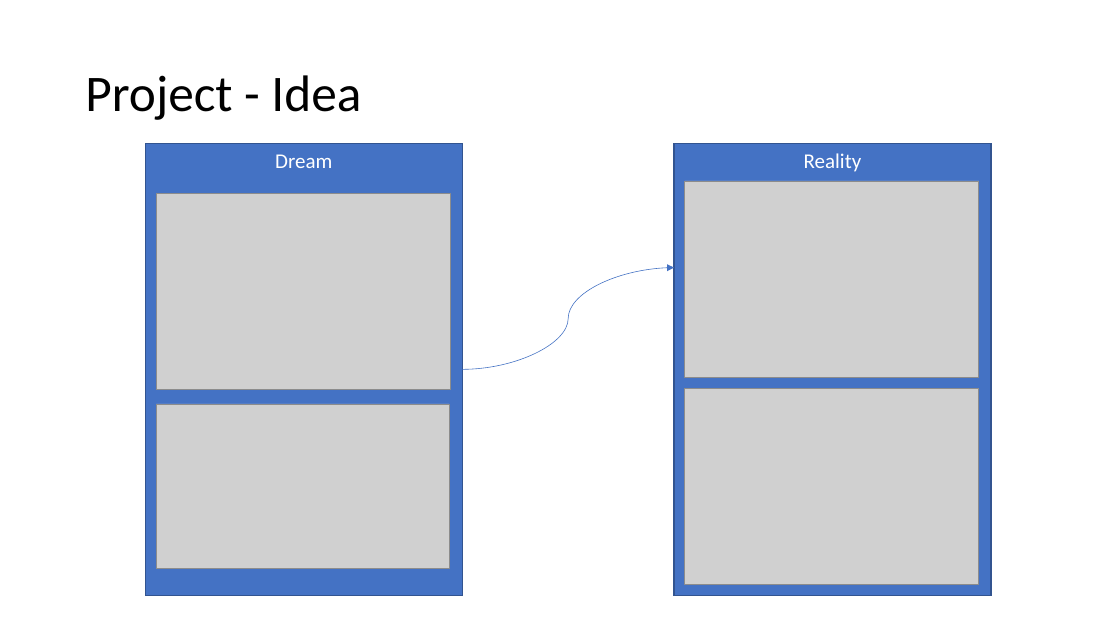
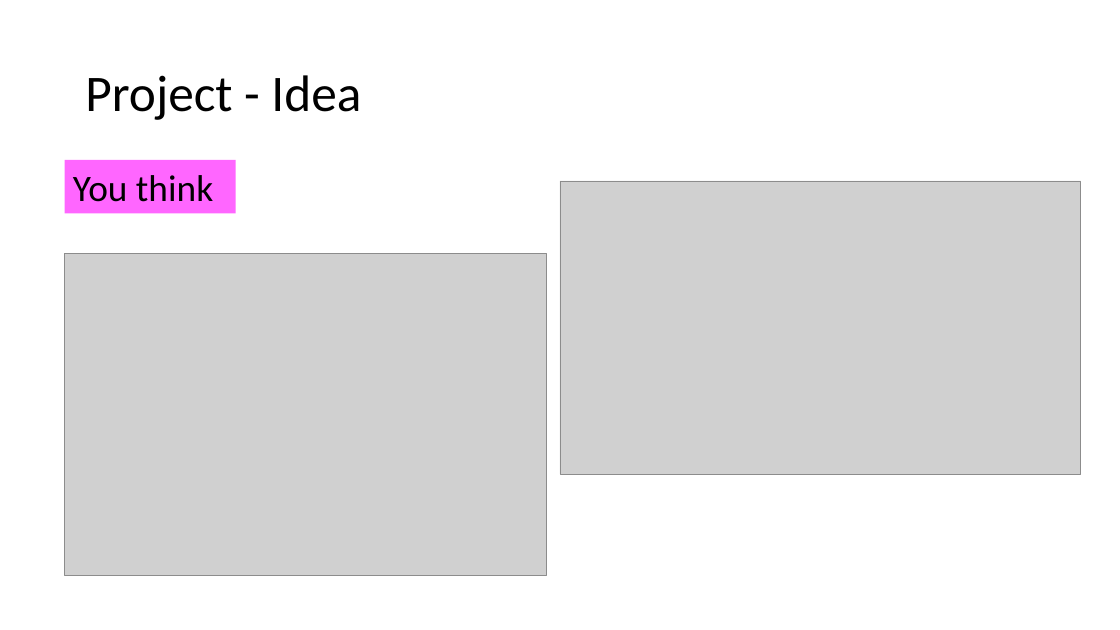
Before and after one commit to Kane10009/blockchain, a slide deck: slide 1 of near_dev_experience.pptx. Drawn at 1120x630 pixels with LibreOffice and Linux fonts; fonts in the diff are those of the drawing; grey boxes stand for pictures. Boxes give left, top, right and bottom in pixels: in the first picture for what was removed or moved away, otherwise in the second. Text is boxed around its words. In the diff, an @@ line names an element or a change of style, - is before the commit and + after.

```diff
--- a/near_dev_experience.pptx
+++ b/near_dev_experience.pptx
@@ rectangle removed at (145, 144, 462, 596) @@
-Dream
@@ rectangle removed at (674, 144, 991, 596) @@
-Reality
@@ rectangle added at (65, 160, 236, 213), fill #FF66FF, 32 pt, text #000000 @@
+You think
@@ picture: place and size @@
-picture at (156, 404, 449, 569)
+picture at (560, 181, 1081, 474)
@@ picture removed at (685, 181, 979, 376) @@
@@ picture: place and size @@
-picture at (156, 193, 450, 389)
+picture at (65, 254, 547, 576)
@@ curved arrow removed from (462, 370) to (674, 268) @@
@@ picture removed at (685, 388, 979, 584) @@
```
Also in this commit, not shown: 1 other slide changed, 1 slide added, 8 other files.
